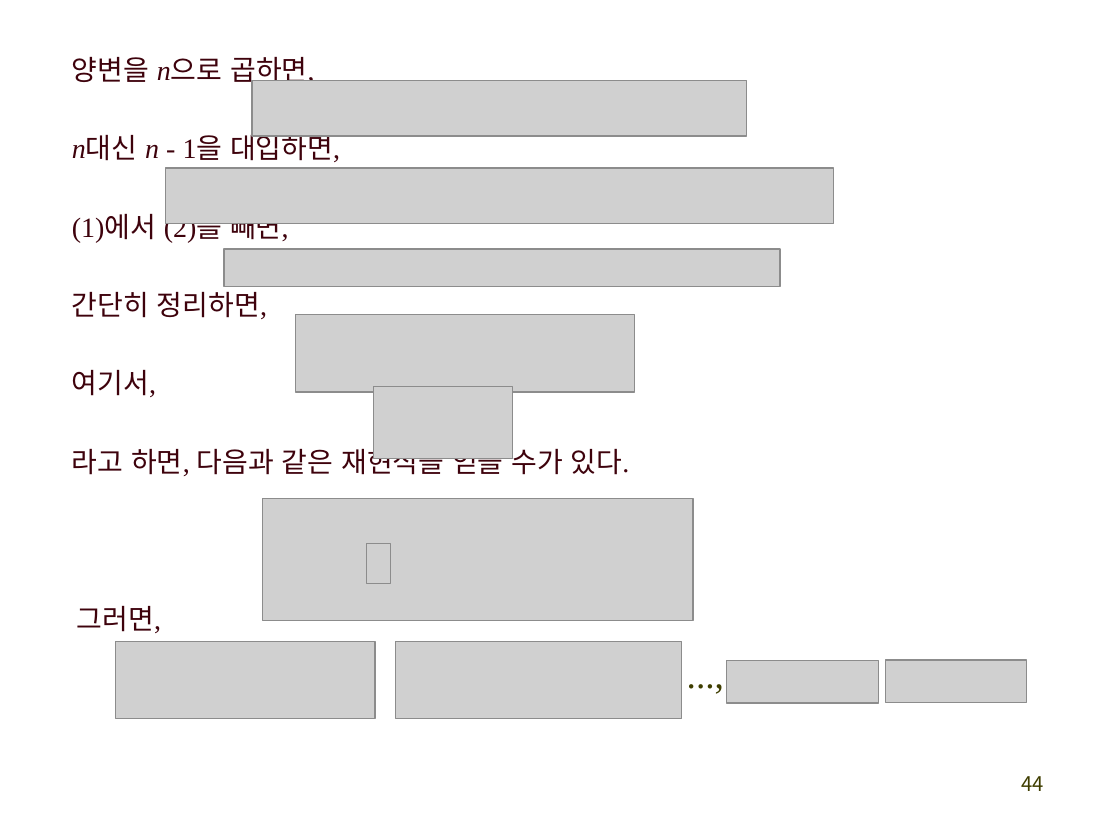
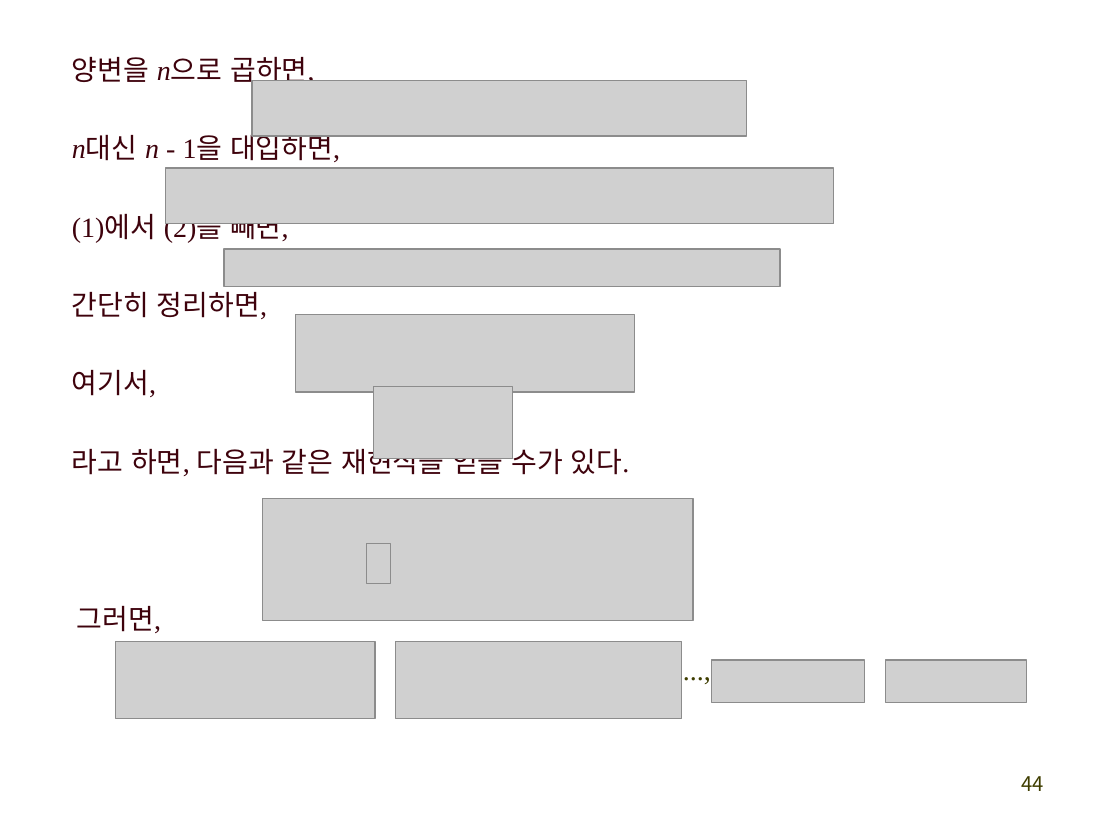
Before and after one commit to exopas95/Algorithms, a slide deck: slide 44 of Lecture Note/ch2_divide_conquer.pptx. Drawn at 1120x840 pixels with LibreOffice and Linux fonts; fonts in the diff are those of the drawing; grey boxes stand for pictures. Boxes give left, top, right and bottom in pixels: in the first picture for what was removed or moved away, otherwise in the second. Text is boxed around its words. In the diff, an @@ line names an element or a change of style, - is before the commit and + after.

```diff
--- a/Lecture Note/ch2_divide_conquer.pptx
+++ b/Lecture Note/ch2_divide_conquer.pptx
@@ text "...," at [672,651,722,692]: size 24 to 18 pt; less space between paragraphs @@
@@ picture: place and size @@
-picture at [727,661,879,703]
+picture at [712,660,865,702]
```
Also in this commit, not shown: 18 other slides changed.
